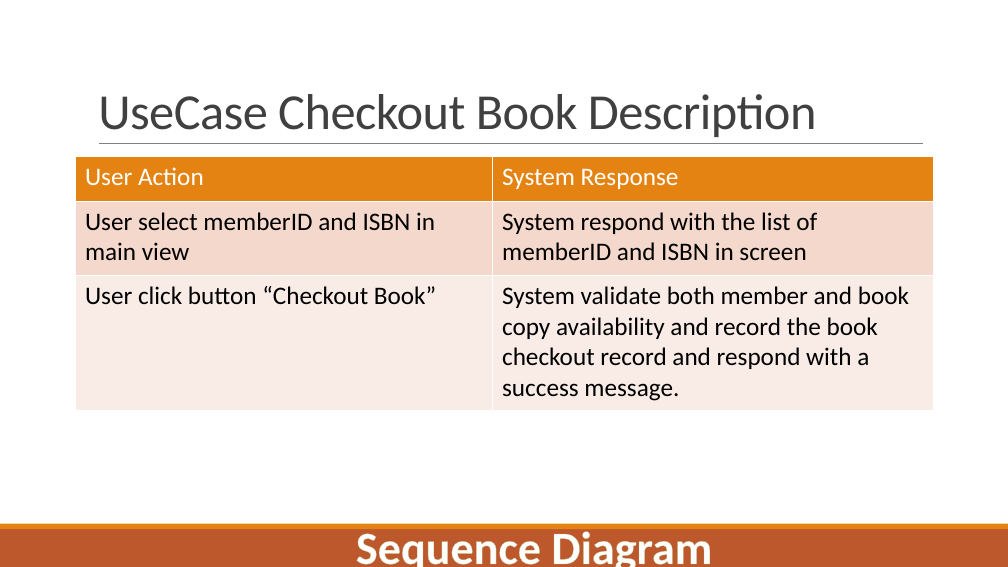
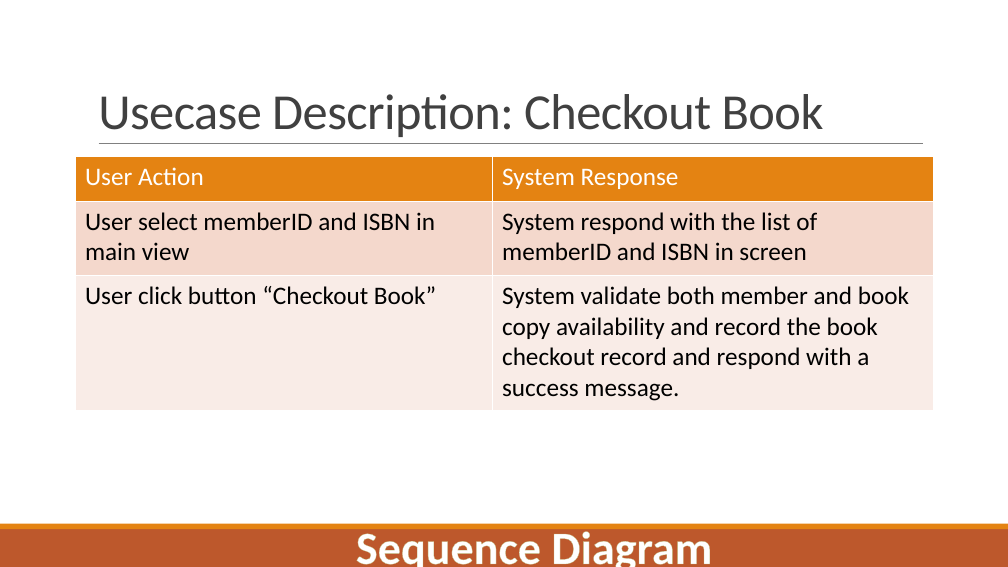
Before and after one commit to khanpn/miu-mpp-librarysystem, a slide deck: slide 9 of Slide/3N Slide.pptx. Drawn at 1008x567 pixels with LibreOffice and Linux fonts; fonts in the diff are those of the drawing. Boxes give left, top, right and bottom in pixels: in the first picture for what was removed or moved away, otherwise in the second. Text is boxed around its words. In the diff, an @@ line names an element or a change of style, - is before the commit and + after.

Commit message:
update title usecase
update 1 file

```diff
--- a/Slide/3N Slide.pptx
+++ b/Slide/3N Slide.pptx
@@ title at (x1=98, y1=94, x2=824, y2=137): text changed @@
-UseCase Checkout Book Description
+Usecase Description: Checkout Book
```
Also in this commit, not shown: 2 other slides changed.
